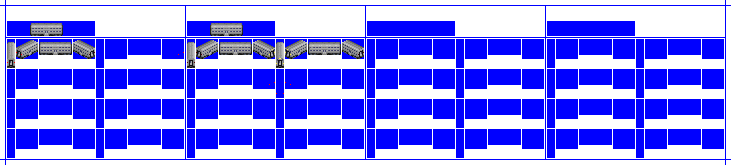
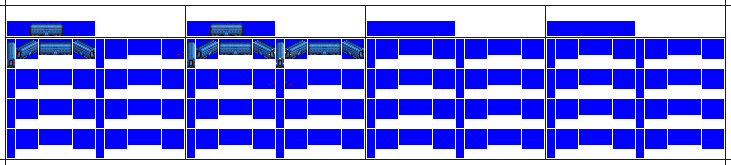
Layer changes from the first 731x165 image to the second:
hid "Silver" over [left=7, top=23, right=364, bottom=66]
showed "CC1" over [left=7, top=23, right=364, bottom=66]
